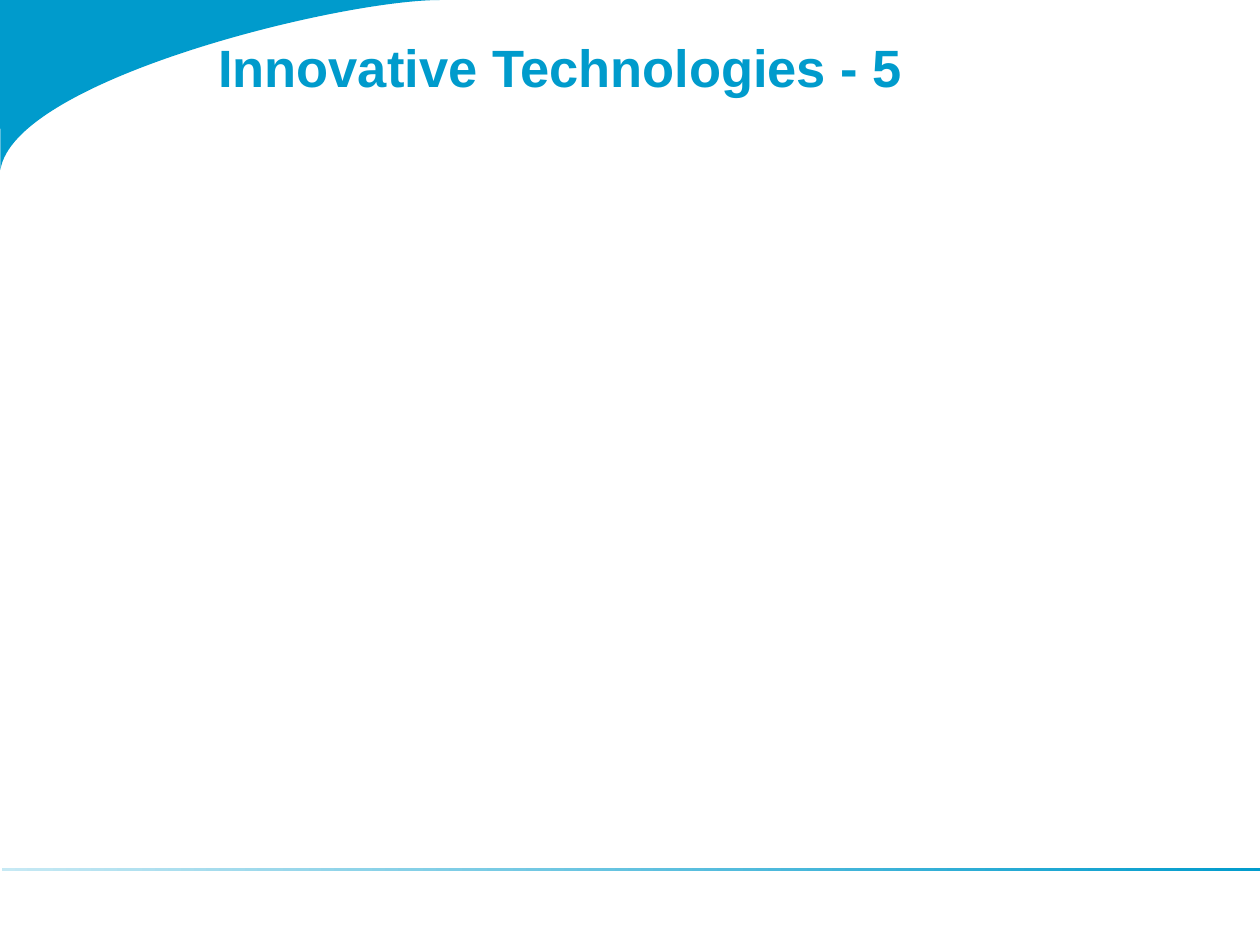
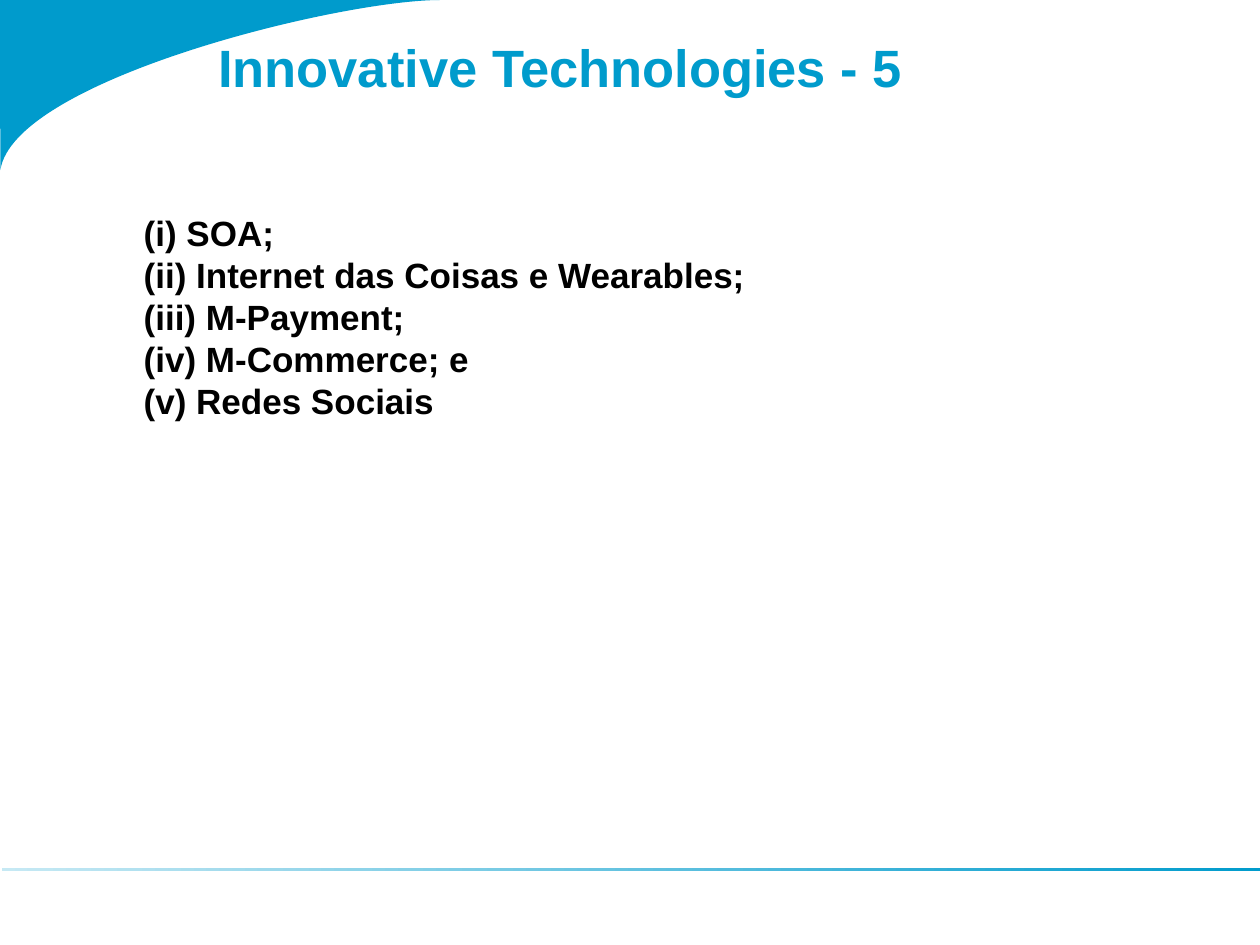
Before and after one commit to rodrigogrohl/fiap-rrocha, a slide deck: slide 6 of Fundamentos-Arquitetura-SOA-com-TOGAF/TOGAF 9 Template - Value Chain Diagram.ppt. Drawn at 1260x945 pixels with LibreOffice and Linux fonts; fonts in the diff are those of the drawing. Boxes give left, top, right and bottom in pixels: in the first picture for what was removed or moved away, otherwise in the second. Text is boxed around its words. In the diff, an @@ line names an element or a change of style, - is before the commit and + after.

```diff
--- a/Fundamentos-Arquitetura-SOA-com-TOGAF/TOGAF 9 Template - Value Chain Diagram.ppt
+++ b/Fundamentos-Arquitetura-SOA-com-TOGAF/TOGAF 9 Template - Value Chain Diagram.ppt
@@ text added at (144,220,744,421), 20 pt, text #000000, bold @@
+(i) SOA;
+(ii) Internet das Coisas e Wearables;
+(iii) M-Payment;
+(iv) M-Commerce; e
+(v) Redes Sociais
```
Also in this commit, not shown: 6 other slides changed, 7 slides added, 3 slides removed, 3 other files.
